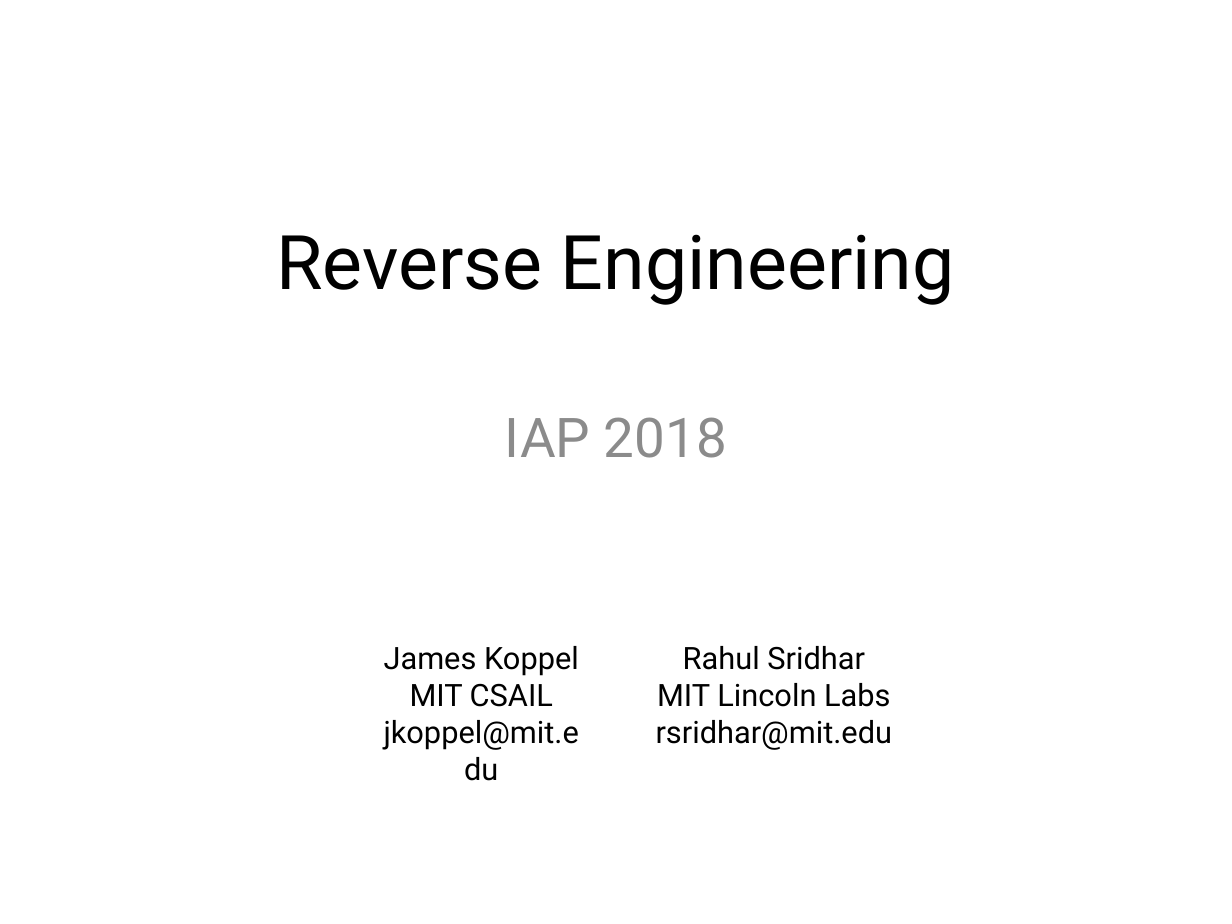
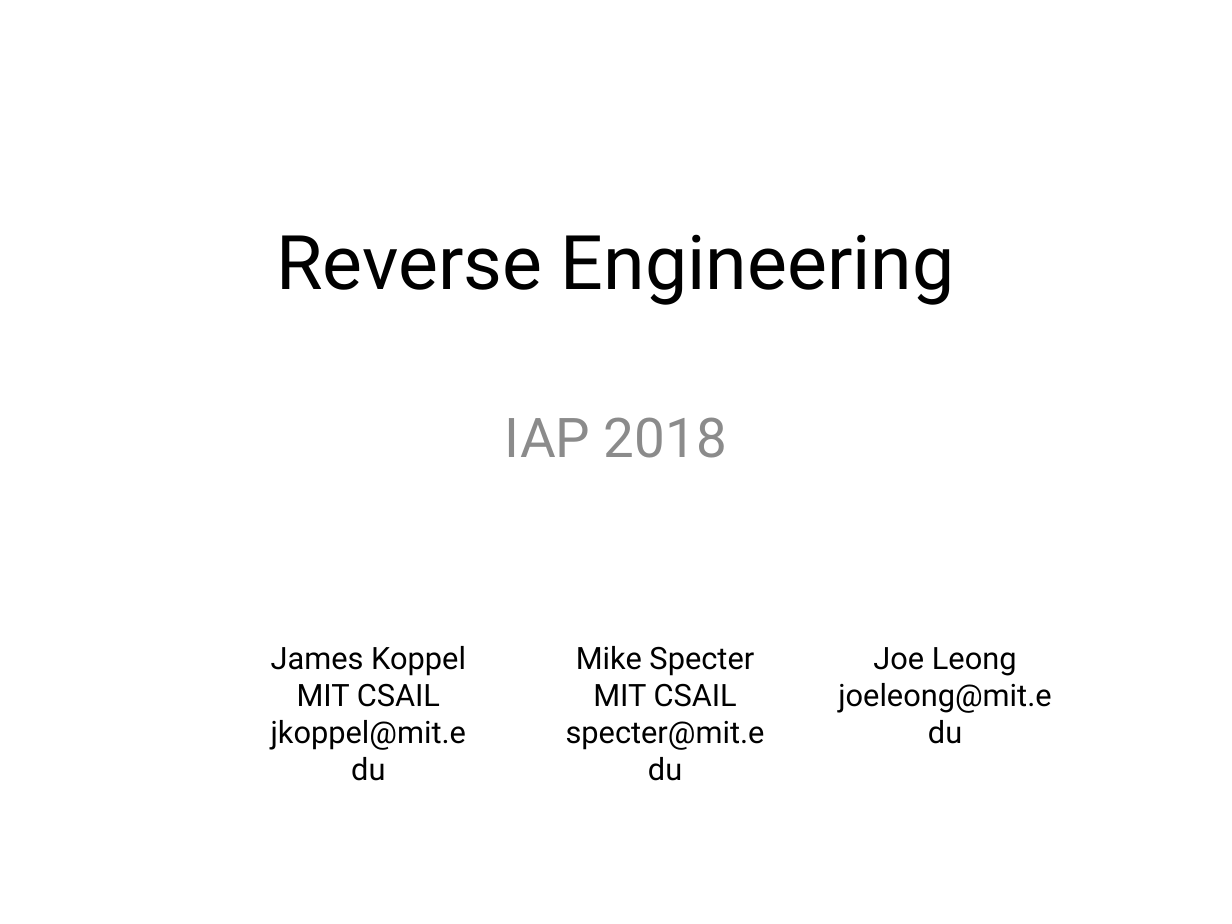
Before and after one commit to jkoppel/re-course, a slide deck: slide 1 of re_slides.pptx. Drawn at 1232x924 pixels with LibreOffice and Linux fonts; fonts in the diff are those of the drawing. Boxes give left, top, right and bottom in pixels: in the first picture for what was removed or moved away, otherwise in the second. Text is boxed around its words. In the diff, an @@ line names an element or a change of style, - is before the commit and + after.

```diff
--- a/re_slides.pptx
+++ b/re_slides.pptx
@@ text "James Koppel": place and size @@
-text "James Koppel" at (384,646,579,750)
+text "James Koppel" at (271,646,466,750)
@@ text added at (566,646,765,750), 18 pt, text #000000 @@
+Mike Specter
+MIT CSAIL
+specter@mit.edu
@@ text at (838,647,1051,713): text changed @@
-Rahul Sridhar
-MIT Lincoln Labs
-rsridhar@mit.edu
+Joe Leong
+joeleong@mit.edu
```
Also in this commit, not shown: 1 other slide changed, 5 other files.
